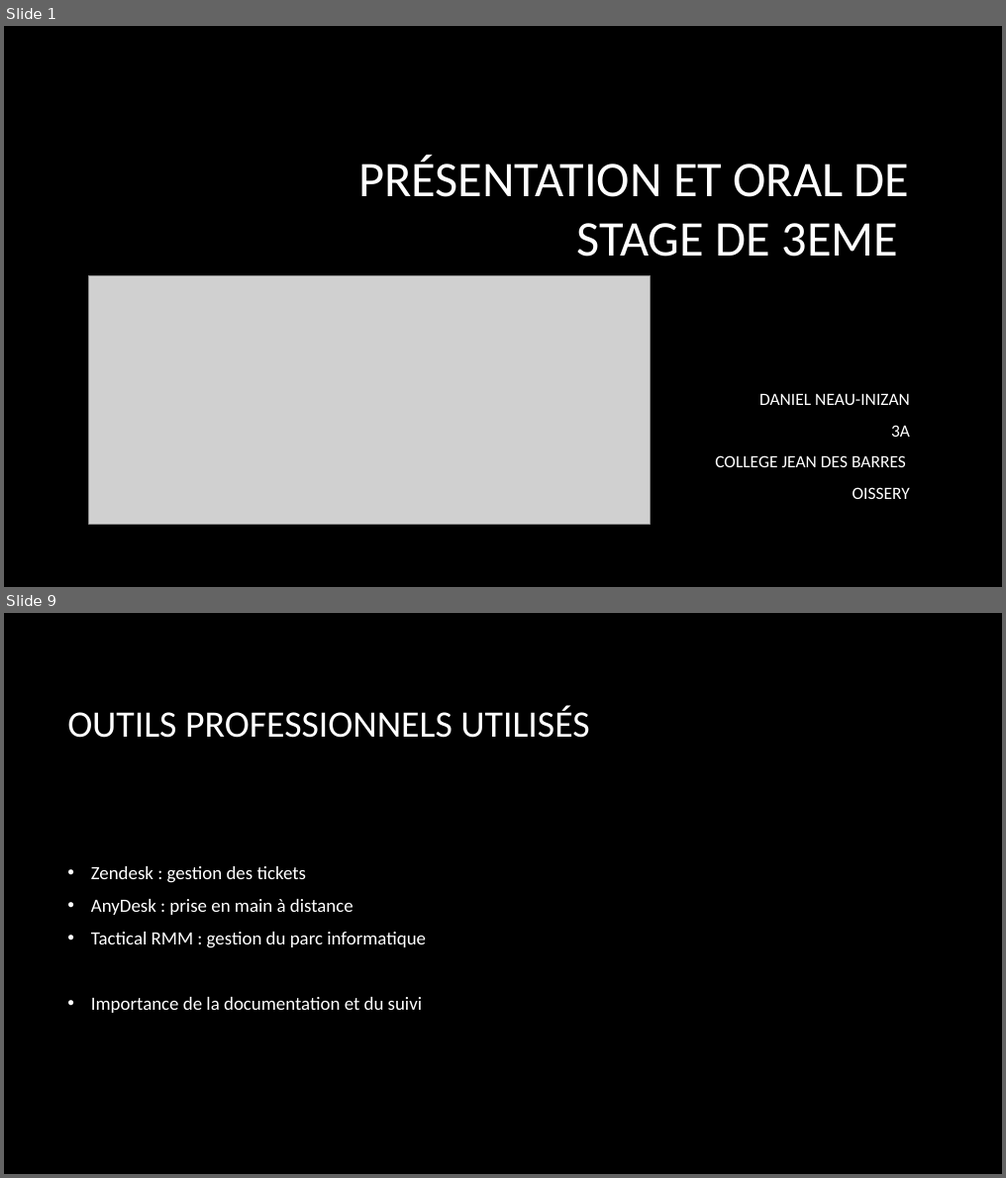
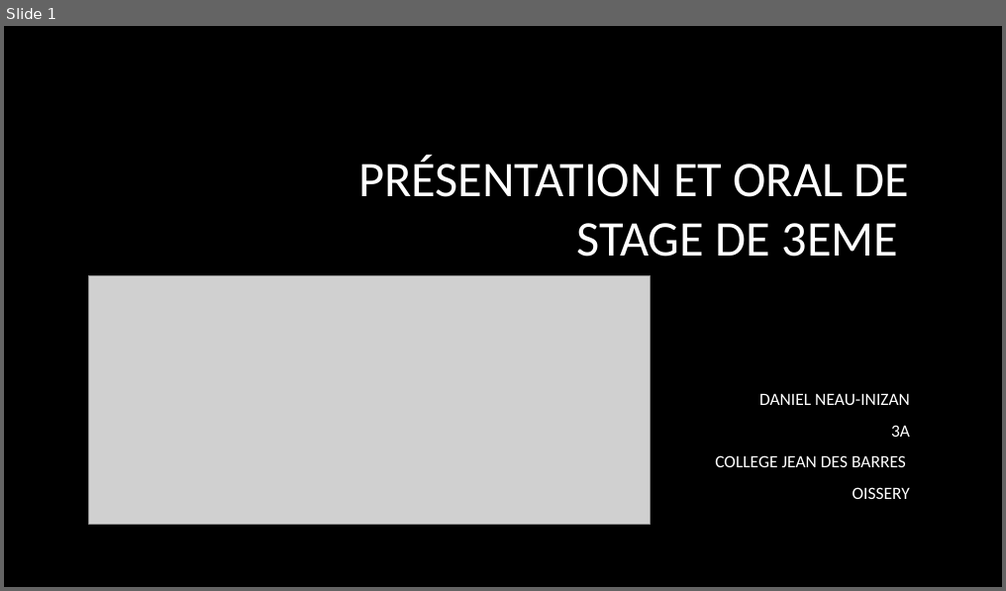
Before and after one commit to dneau-dev/oral_de_stage, a slide deck: Présentation_et_oral_de_stage_de_3eme_final.pptx. Shown one above the other, each under a label of ours: slides 1 and 9 before the commit, slide 1 after it; the slides between them are not shown. The pictures are 1006x1178 and 1006x591 pixels, drawn with LibreOffice and Linux fonts; fonts in the diff are those of the drawing; grey boxes stand for pictures; background and template pictures are left out. Boxes give left, top, right and bottom in pixels: in the first picture for what was removed or moved away, otherwise in the second. Text is boxed around its words. In the diff, an @@ line names an element or a change of style, - is before the commit and + after.

```diff
--- a/Présentation_et_oral_de_stage_de_3eme_final.pptx
+++ b/Présentation_et_oral_de_stage_de_3eme_final.pptx
@@ slide 9 removed at bbox=[4, 613, 1002, 1174], background picture (left out) @@
@@ title removed at bbox=[67, 706, 589, 738] @@
-OUTILS PROFESSIONNELS UTILISÉS
@@ text removed at bbox=[91, 866, 426, 1013] @@
-• Zendesk : gestion des tickets
-• AnyDesk : prise en main à distance
-• Tactical RMM : gestion du parc informatique
-• Importance de la documentation et du suivi
```
Also in this commit, not shown: 6 slides changed, 1 slide added, 4 other slides removed.
